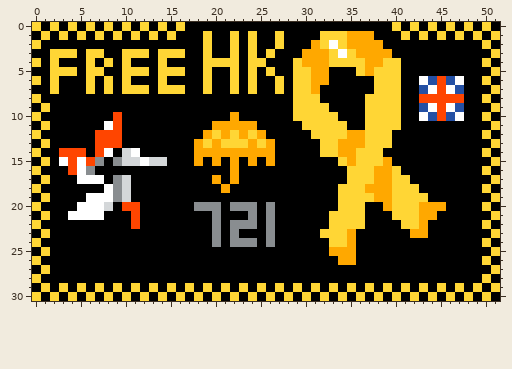
Pixel-art sprite: rplace/template2.png. Above is the file before it was changed.
The file is 52x31 pixels.
Once edited:
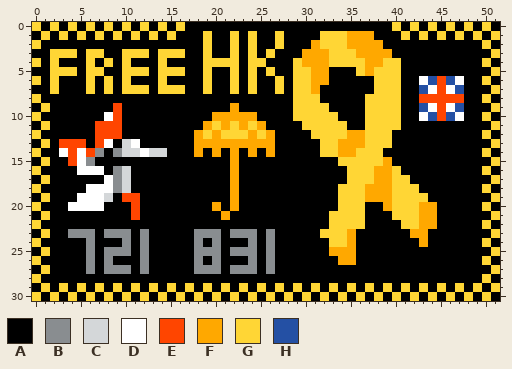
Palette (. is transparent): A #000000  B #898d90  C #d4d7d9  D #ffffff  E #ff4500  F #ffa800  G #ffd635  H #2450a4
Diff:
y 2: x 33 D -> G
y 3: x 34 D -> G
y 9: x 9 A -> E; x 22 A -> F
y 10: x 8 A -> D; x 20..21 AA -> FF; x 23..24 AA -> FF
y 11: x 7..8 AD -> EE; x 19..20 AF -> FG; x 22 F -> G; x 24..25 FA -> GF
y 12: x 18..21 AFGF -> FGFG; x 23..26 FGFA -> GFGF
y 13: x 3..5 AAA -> EEE; x 8..11 EEAA -> DACD; x 19 G -> F; x 21..23 GGG -> FFF; x 25 G -> F
y 14: x 3 E -> D; x 5..9 EAEDA -> DEBAB; x 11..14 DAAA -> CDCC; x 19 F -> A; x 21 F -> A; x 23 F -> A; x 25 F -> A
y 15: x 3 D -> A; x 6..7 EB -> BA; x 9..14 BCCDCC -> AAAAAA; x 18 F -> A; x 20 F -> A; x 24 F -> A; x 26 F -> A; x 35 F -> G
y 16: x 4 E -> A; x 6..7 BA -> DD; x 9..10 AA -> BC
y 17: x 5..8 DDDA -> AAAD; x 20 F -> A
y 18: x 6..7 AA -> DD; x 21..22 FA -> AF
y 19: x 5 A -> D; x 8..11 DBCA -> CAEE; x 22 A -> F; x 37 G -> F
y 20: x 4 A -> D; x 8 C -> A; x 10 E -> A; x 18..20 BBB -> AAF; x 22..24 BBB -> FAA; x 26 B -> A; x 45 F -> A
y 21: x 4..7 DDDD -> AAAA; x 20..21 BA -> AF; x 24 B -> A; x 26 B -> A
y 22: x 11 E -> A; x 20 B -> A; x 22..24 BBB -> AAA; x 26 B -> A; x 44 A -> F
y 23: x 4..6 AAA -> BBB; x 8..10 AAA -> BBB; x 12 A -> B; x 18..19 AA -> BB; x 23..24 AA -> BB
y 24: x 6 A -> B; x 10 A -> B; x 12 A -> B; x 18 A -> B; x 22..23 BB -> AA; x 43 A -> F
y 25: x 6 A -> B; x 8..10 AAA -> BBB; x 12 A -> B; x 18..20 AAA -> BBB; x 22..24 AAA -> BBB; x 26 A -> B
y 26: x 6 A -> B; x 8 A -> B; x 12 A -> B; x 18 A -> B; x 20 A -> B; x 24 A -> B; x 26 A -> B
y 27: x 6 A -> B; x 8..10 AAA -> BBB; x 12 A -> B; x 18..20 AAA -> BBB; x 22..24 AAA -> BBB; x 26 A -> B
Pixel boxes of the changes (left, top, right, bottom) in both pictures:
changed: (329, 40, 347, 58)
changed: (59, 103, 167, 274)
changed: (194, 103, 275, 274)
changed: (347, 157, 374, 202)
changed: (419, 202, 446, 247)
